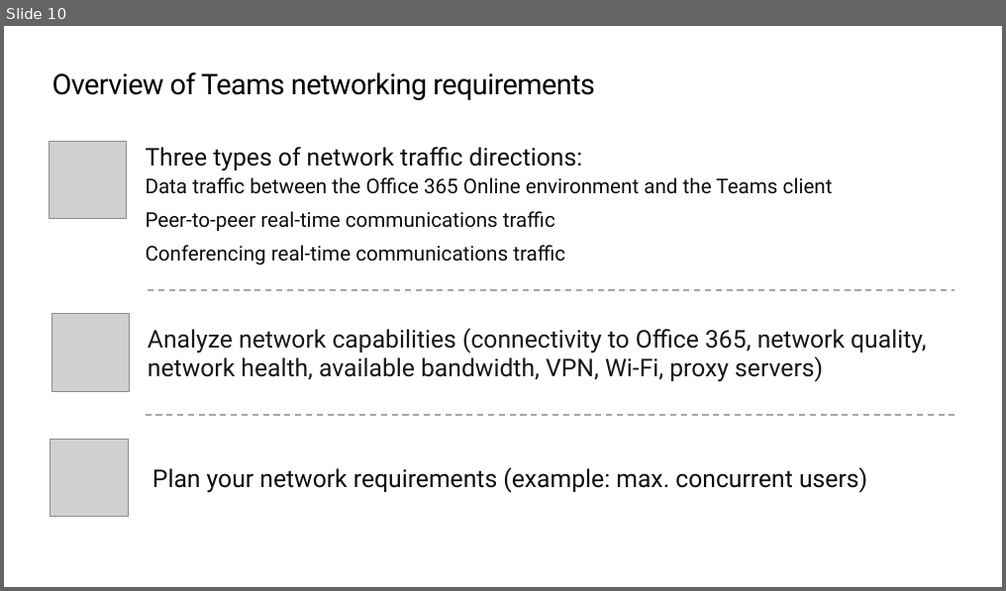
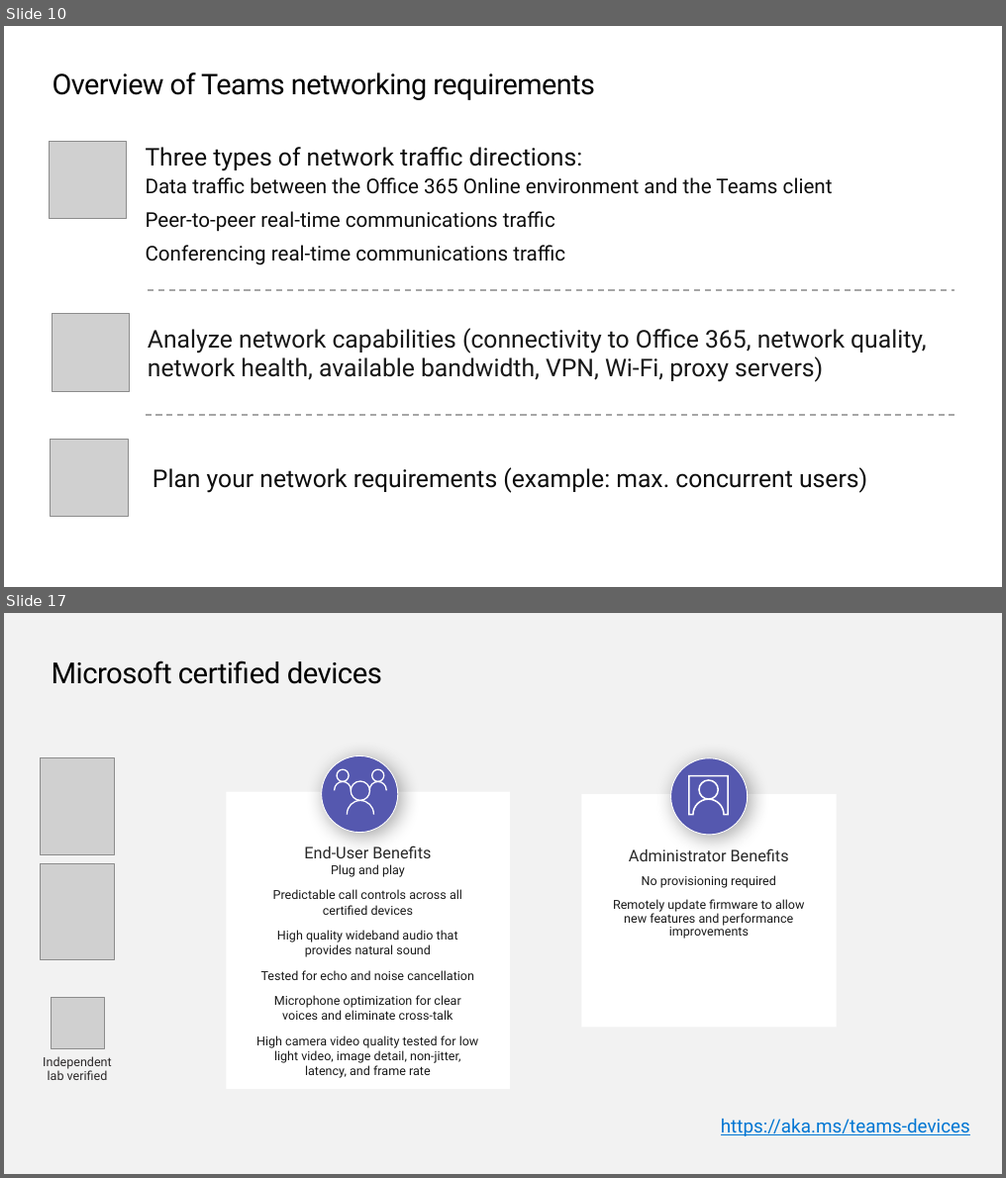
Before and after one commit to JPOWER4/M365-MS-Teams-Administration, a slide deck: Module 7 - Environment.pptx. Shown one above the other, each under a label of ours: slide 10 before the commit, slides 10 and 17 after it; the slides between them are not shown. The pictures are 1006x591 and 1006x1178 pixels, drawn with LibreOffice and Linux fonts; fonts in the diff are those of the drawing; grey boxes stand for pictures; background and template pictures are left out. Boxes give left, top, right and bottom in pixels: in the first picture for what was removed or moved away, otherwise in the second. Text is boxed around its words. In the diff, an @@ line names an element or a change of style, - is before the commit and + after.

```diff
--- a/Module 7 - Environment.pptx
+++ b/Module 7 - Environment.pptx
@@ slide 17 added at box(4, 613, 1002, 1174), background #F2F2F2 @@
@@ title added at box(52, 661, 382, 684), 28.6 pt, text #000000 @@
+Microsoft certified devices
@@ picture added at box(41, 759, 114, 855) @@
@@ ellipse added at box(322, 757, 398, 833), fill #5558AF, outline #FFFFFF 0.85 pt @@
@@ ellipse added at box(671, 759, 747, 835), fill #5558AF, outline #FFFFFF 0.85 pt @@
@@ freeform shape added at box(335, 769, 386, 813), outline #FFFFFF 1.25 pt @@
@@ freeform shape added at box(689, 776, 728, 815), outline #FFFFFF 1.5 pt @@
@@ rectangle added at box(227, 792, 510, 1089), fill #FFFFFF, 12.2 pt, text #1A1A1A @@
+End-User Benefits
+Plug and play
+Predictable call controls across all certified devices
+High quality wideband audio that provides natural sound
+Tested for echo and noise cancellation
+Microphone optimization for clear voices and eliminate cross-talk
+High camera video quality tested for low light video, image detail, non-jitter, latency, and frame rate
@@ rectangle added at box(581, 794, 836, 1027), fill #FFFFFF, 12.2 pt, text #1A1A1A @@
+Administrator Benefits
+No provisioning required
+Remotely update firmware to allow new features and performance improvements
@@ picture added at box(41, 863, 114, 959) @@
@@ picture added at box(51, 997, 105, 1049) @@
@@ text added at box(43, 1057, 112, 1080), 12.2 pt, text #2C292A @@
+Independent lab verified
@@ text added at box(721, 1119, 970, 1137), 18.4 pt, text #0076D3, underline @@
+  https://aka.ms/teams-devices
```
Also in this commit, not shown: 1 slide changed, 7 other slides added, 2 other files.
